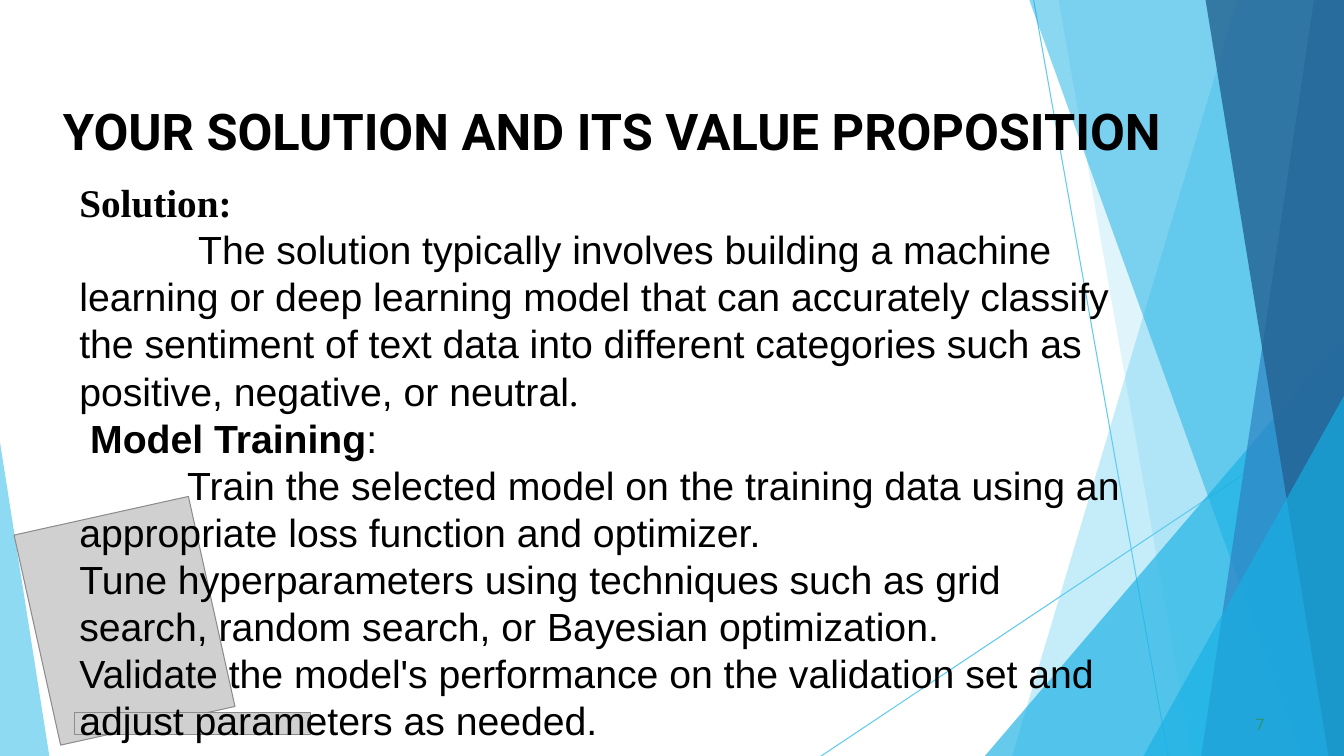
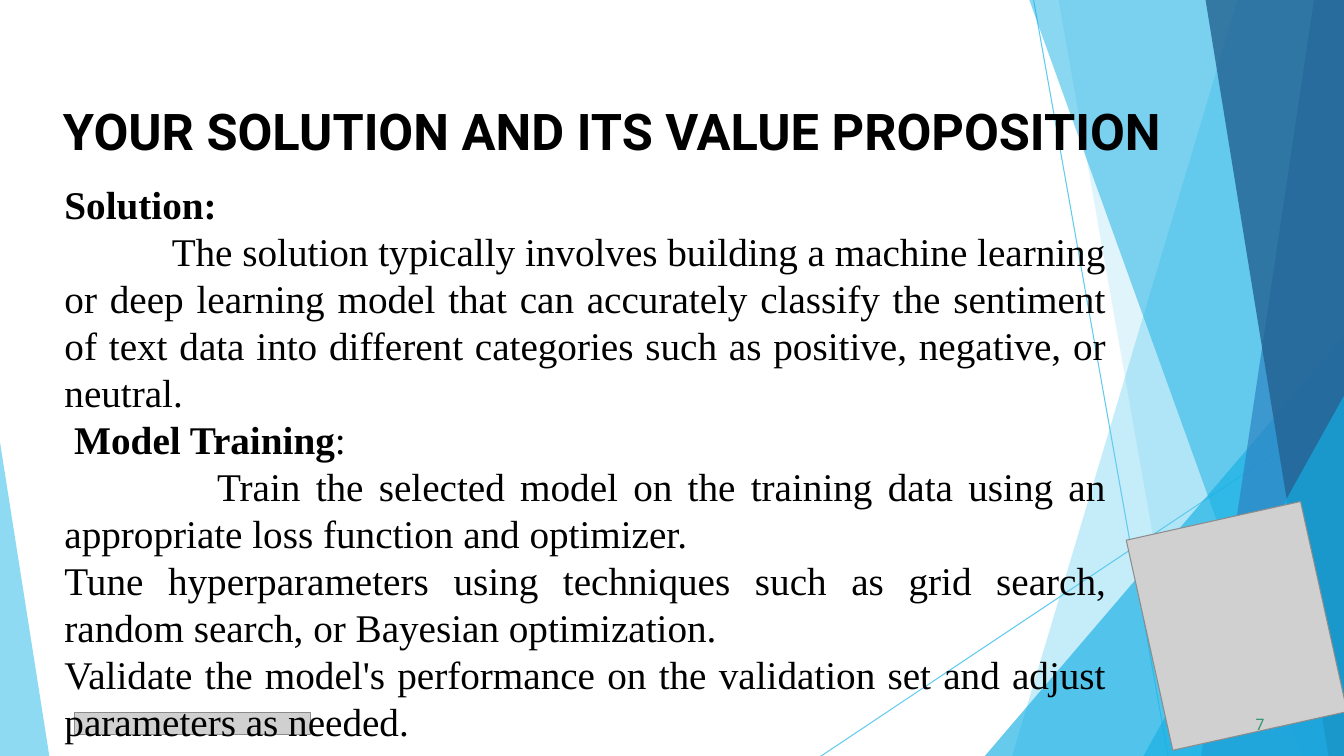
Before and after one commit to sivasthruthi-27/siva-nm, a slide deck: slide 7 of siva nm project.pptx. Drawn at 1344x756 pixels with LibreOffice and Linux fonts; fonts in the diff are those of the drawing; grey boxes stand for pictures. Boxes give left, top, right and bottom in pixels: in the first picture for what was removed or moved away, otherwise in the second. Text is boxed around its words. In the diff, an @@ line names an element or a change of style, - is before the commit and + after.

```diff
--- a/siva nm project.pptx
+++ b/siva nm project.pptx
@@ text "Solution:" moved from (x1=79, y1=189, x2=1120, y2=743) to (x1=64, y1=191, x2=1106, y2=744) @@
@@ text "Solution:" at (x1=64, y1=191, x2=1106, y2=744): font Arial to Times New Roman; alignment left to justified @@
@@ picture moved from (x1=14, y1=496, x2=235, y2=745) to (x1=1126, y1=501, x2=1344, y2=750) @@
```
Also in this commit, not shown: 4 other slides changed.
